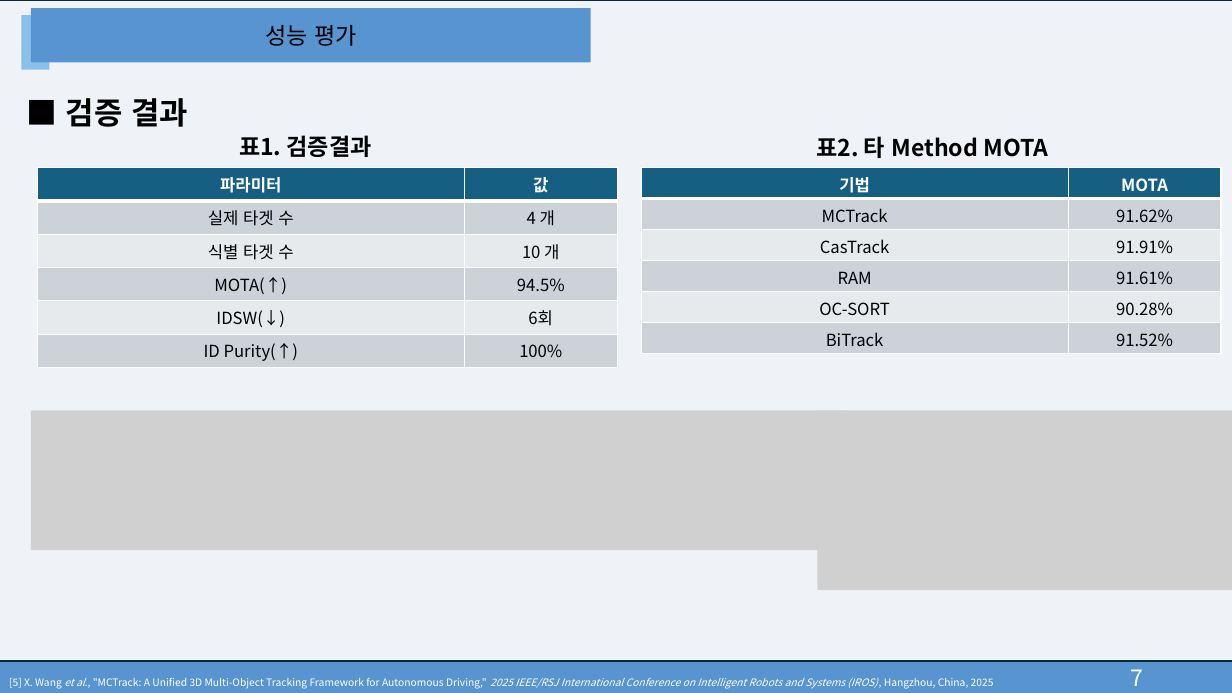
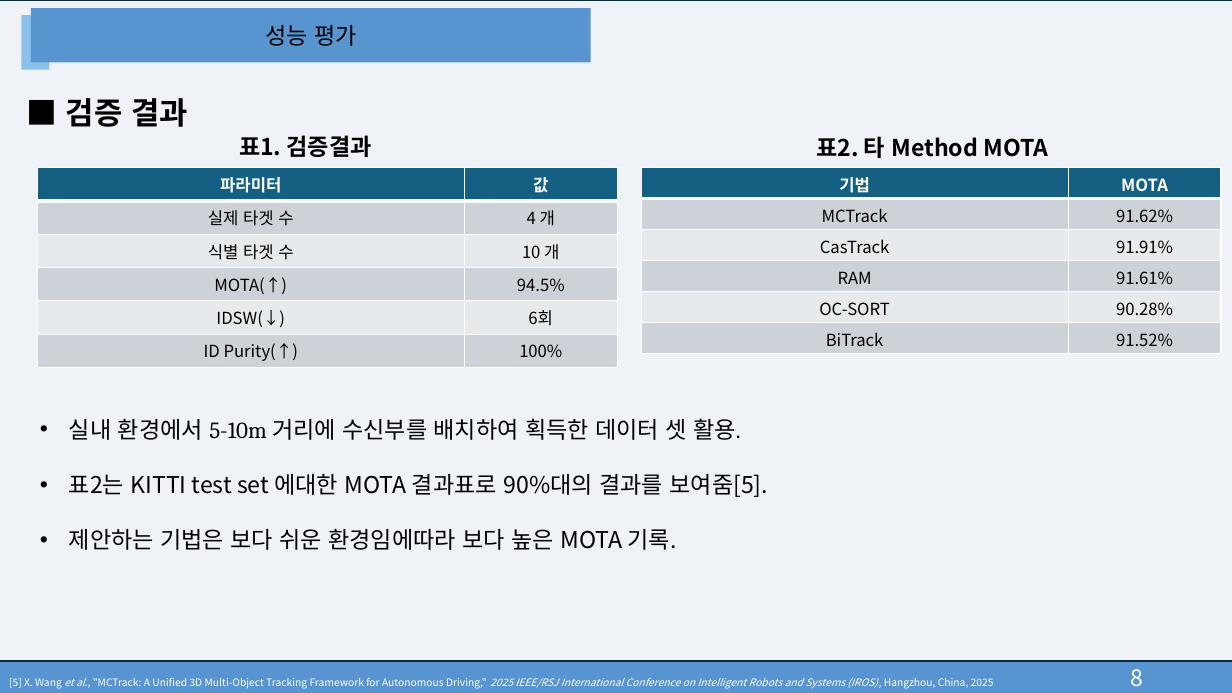
Before and after one commit to leontnhaps/DLC_system_model, a slide deck: slide 10 of Docs/광무선 전력 전송을 위한 Pan-Tilt 카메라 스캔 시스템에서 다중 객체 추적기법.pptx (slide 9 before the commit). Drawn at 1232x693 pixels with LibreOffice and Linux fonts; fonts in the diff are those of the drawing; grey boxes stand for pictures. Boxes give left, top, right and bottom in pixels: in the first picture for what was removed or moved away, otherwise in the second. Text is boxed around its words. In the diff, an @@ line names an element or a change of style, - is before the commit and + after.

```diff
--- a/Docs/광무선 전력 전송을 위한 Pan-Tilt 카메라 스캔 시스템에서 다중 객체 추적기법.pptx
+++ b/Docs/광무선 전력 전송을 위한 Pan-Tilt 카메라 스캔 시스템에서 다중 객체 추적기법.pptx
@@ picture removed at [30,410,841,550] @@
@@ text added at [69,418,769,550], 18 pt, text #000000 @@
+• 실내 환경에서 5-10m 거리에 수신부를 배치하여 획득한 데이터 셋 활용.
+• 표2는 KITTI test set 에대한 MOTA 결과표로 90%대의 결과를 보여줌[5].
+• 제안하는 기법은 보다 쉬운 환경임에따라 보다 높은 MOTA 기록.
@@ picture removed at [818,410,1232,590] @@
@@ text in rectangle at [9,669,1143,689]: text changed @@
-[5] X. Wang et al., "MCTrack: A Unified 3D Multi-Object Tracking Framework for Autonomous Driving," 2025 IEEE/RSJ International Conference on Intelligent Robots and Systems (IROS), Hangzhou, China, 2025 7
+[5] X. Wang et al., "MCTrack: A Unified 3D Multi-Object Tracking Framework for Autonomous Driving," 2025 IEEE/RSJ International Conference on Intelligent Robots and Systems (IROS), Hangzhou, China, 2025 8
```
Also in this commit, not shown: 2 other slides changed, 1 slide added, 3 other files.
